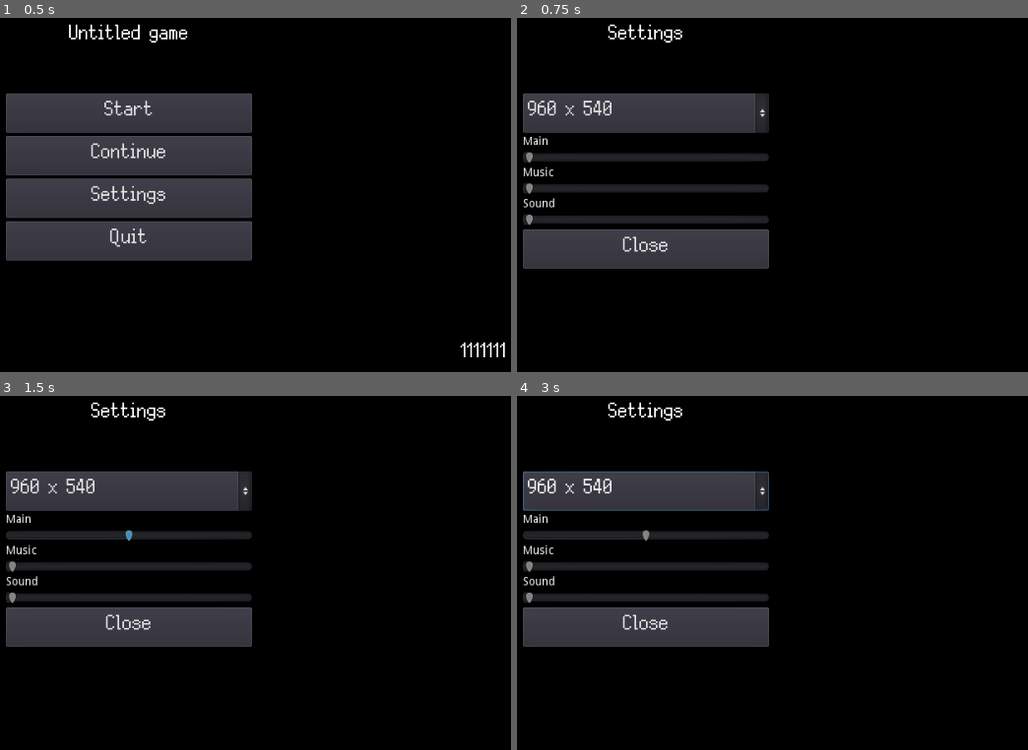
Above: before the commit, frames 1-4 (two rows, left to right).
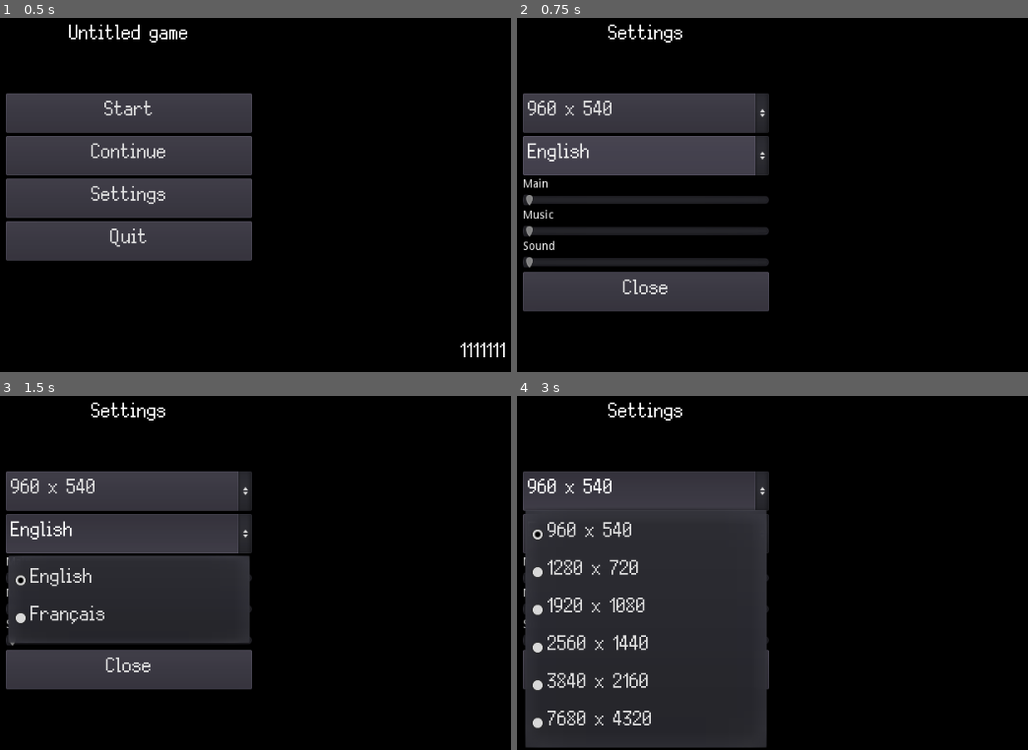
Above: after the commit, the same moments.

Repository: colinbellino/ai-and-games-2022
Game: Godot game, scene res://media/scenes/main.tscn
The game is run twice, just before and just after one commit, with the same random seed, the same clock (stepped at 60 frames per second) and the same inputs.
Inputs (mouse positions are in pixels of both pictures, inside the frame that each line leads up to):
- Up to frame 1 (0.5 s): no input
- Up to frame 2 (0.75 s): click "Settings" at 0.5 s
- Up to frame 3 (1.5 s): click (127, 534) at 1.25 s, where only the run after the commit has a clickable "English"
- Up to frame 4 (3 s): click "Start" at 2 s; click "Start" at 2.75 s

Frame 1 is identical in both runs. In frame 2, 19% of the frame differs, in the area x 1-50%, y 33-83%; in frame 3, 18%; in frame 4, 25%, in the area x 1-50%, y 21-100%.

Commit message:
Add locale to settings menu

Diff:
--- a/media/scenes/SettingsUI.tscn
+++ b/media/scenes/SettingsUI.tscn
@@ -48,10 +48,18 @@
 theme = ExtResource( 2 )
 text = "Resolution"
 
-[node name="Control" type="VBoxContainer" parent="Menu"]
+[node name="Locale" type="OptionButton" parent="Menu"]
+unique_name_in_owner = true
 margin_top = 106.0
 margin_right = 300.0
-margin_bottom = 140.0
+margin_bottom = 154.0
+theme = ExtResource( 2 )
+text = "Language"
+
+[node name="Control" type="VBoxContainer" parent="Menu"]
+margin_top = 158.0
+margin_right = 300.0
+margin_bottom = 192.0
 
 [node name="Label" type="Label" parent="Menu/Control"]
 margin_right = 300.0
@@ -67,9 +75,9 @@
 step = 0.1
 
 [node name="Control2" type="VBoxContainer" parent="Menu"]
-margin_top = 144.0
+margin_top = 196.0
 margin_right = 300.0
-margin_bottom = 178.0
+margin_bottom = 230.0
 
 [node name="Label" type="Label" parent="Menu/Control2"]
 margin_right = 300.0
@@ -85,9 +93,9 @@
 step = 0.1
 
 [node name="Control3" type="VBoxContainer" parent="Menu"]
-margin_top = 182.0
+margin_top = 234.0
 margin_right = 300.0
-margin_bottom = 216.0
+margin_bottom = 268.0
 
 [node name="Label" type="Label" parent="Menu/Control3"]
 margin_right = 300.0
@@ -104,8 +112,8 @@
 
 [node name="Close" type="Button" parent="Menu"]
 unique_name_in_owner = true
-margin_top = 220.0
+margin_top = 272.0
 margin_right = 300.0
-margin_bottom = 268.0
+margin_bottom = 320.0
 theme = ExtResource( 2 )
 text = "Close"
--- a/media/text.csv
+++ b/media/text.csv
@@ -10,3 +10,6 @@
 Quit,Quit,Quitter
 Start,Start,Démarrer
 Continue,Continue,Continuer
+Language,Language,Langue
+locale_en,English,English
+locale_fr,Français,Français
--- a/src/Game.gd
+++ b/src/Game.gd
@@ -14,6 +14,10 @@
     if Globals.can_fullscreen:
         Globals.set_fullscreen(Globals.settings.window_fullscreen)
     Globals.set_resolution(Globals.settings.resolution_index)
+    Globals.set_linear_db(Globals.bus_main, Globals.settings.volume_main)
+    Globals.set_linear_db(Globals.bus_music, Globals.settings.volume_music)
+    Globals.set_linear_db(Globals.bus_sound, Globals.settings.volume_sound)
+    TranslationServer.set_locale(Globals.settings.locale)
 
     # Connect the UI
     var _result = Globals.ui_title.button_start.connect("pressed", self, "button_start_pressed")
--- a/src/GameSettings.gd
+++ b/src/GameSettings.gd
@@ -5,3 +5,4 @@
 export var volume_main : float
 export var volume_music : float
 export var volume_sound : float
+export var locale : String = "en"
--- a/src/SettingsUI.gd
+++ b/src/SettingsUI.gd
@@ -2,6 +2,7 @@
 
 var button_fullscreen: CheckButton
 var button_resolution: OptionButton
+var button_locale: OptionButton
 var button_close: Button
 var slider_volume_main : Slider
 var slider_volume_music : Slider
@@ -10,6 +11,7 @@
 func _ready() -> void:
     button_fullscreen = get_node("%Fullscreen")
     button_resolution = get_node("%Resolution")
+    button_locale = get_node("%Locale")
     button_close = get_node("%Close")
     slider_volume_main = get_node("%VolumeMain")
     slider_volume_music = get_node("%VolumeMusic")
@@ -17,6 +19,7 @@
 
     var _result = button_fullscreen.connect("pressed", self, "button_fullscreen_pressed")
     _result = button_resolution.connect("item_selected", self, "button_resolution_item_selected")
+    _result = button_locale.connect("item_selected", self, "button_locale_item_selected")
     _result = button_close.connect("pressed", self, "button_close_pressed")
     _result = slider_volume_main.connect("value_changed", self, "slider_volume_main_changed")
     _result = slider_volume_music.connect("value_changed", self, "slider_volume_music_changed")
@@ -38,6 +41,11 @@
     slider_volume_music.value = Globals.settings.volume_music
     slider_volume_sound.value = Globals.settings.volume_sound
 
+    var locales := TranslationServer.get_loaded_locales()
+    for locale in locales:
+        button_locale.add_item("locale_" + locale)
+    button_locale.selected = locales.find(Globals.settings.locale)
+
     visible = true
 
 func close() -> void:
@@ -50,6 +58,11 @@
 func button_resolution_item_selected(resolution_index: int) -> void:
     Globals.settings.resolution_index = resolution_index
     Globals.set_resolution(Globals.settings.resolution_index)
+
+func button_locale_item_selected(locale_index: int) -> void:
+    var locales := TranslationServer.get_loaded_locales()
+    Globals.settings.locale = locales[locale_index]
+    TranslationServer.set_locale(Globals.settings.locale)
 
 func button_close_pressed() -> void:
     Save.write_settings(Globals.settings)
